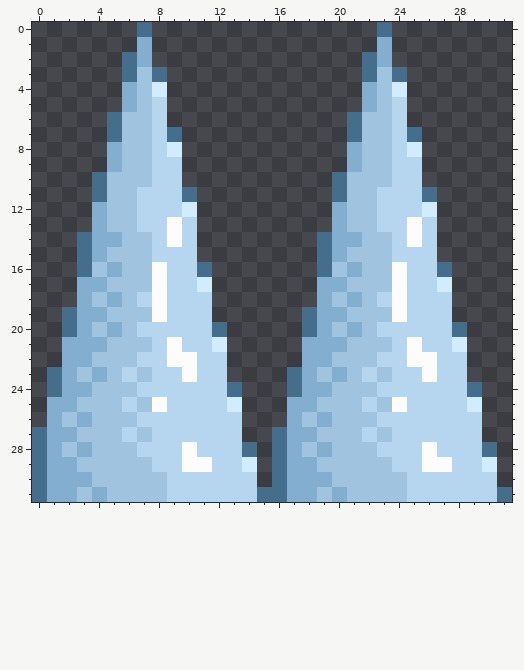
A pixel-art file gets an edit: pengu-actually-saves-christmas-resources/sprites/obstacles/spr_spikes_ice.aseprite. Above: the version before the commit.
32x32 pixels, 1 frame. Colours within 5 levels of each other are drawn and written as one.
After:
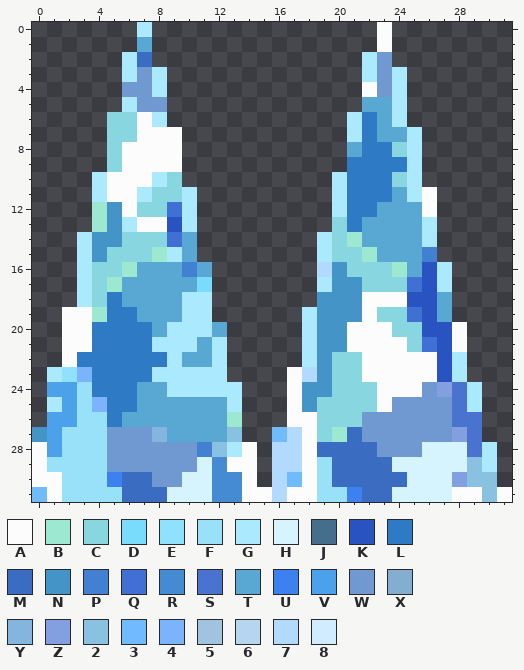
Palette (. is transparent): A #fcfcfc  B #9ce8d0  C #88d6e0  D #79dcfd  E #8fe2fd  F #98e1f9  G #aae9fe  H #d6f4fe  J #456e8d  K #2953c0  L #2f7ac4  M #3a6dc2  N #4594c7  P #4281d2  Q #4170d4  R #458bd4  S #4a73cf  T #58a8d3  U #3d80ef  V #4ba2eb  W #6f99d0  X #84aed0  Y #83b5de  Z #829fe0  2 #89c2e0  3 #6fbbfd  4 #7cb3fd  5 #a0c3df  6 #b6d6ef  7 #b2dafe  8 #d1ebff
Changes in this commit:
layer "ice spikes" added
layer "Layer 2" added
layer "Layer 1" now hidden
@@ x 0..31 @@
- 0 .......J...............J........
- 1 .......X...............X........
- 2 ......JX..............JX........
- 3 ......J5J.............J5J.......
- 4 ......X58.............X58.......
- 5 ......X56.............X56.......
- 6 .....J556............J556.......
- 7 .....J556J...........J556J......
- 8 .....X5568...........X5568......
- 9 .....X5566...........X5566......
-10 ....J55566..........J55566......
-11 ....J55666J.........J55666J.....
-12 ....X556668.........X556668.....
-13 ....X5566A6.........X5566A6.....
-14 ...JXX556A6........JXX556A6.....
-15 ...JX555666........JX555666.....
-16 ...J5X55A66J.......J5X55A66J....
-17 ...XX555A668.......XX555A668....
-18 ...X5X56A666.......X5X56A666....
-19 ..JXX555A666......JXX555A666....
-20 ..JX5X566666J.....JX5X566666J...
-21 ..XXX5556A668.....XXX5556A668...
-22 ..XX55566AA66.....XX55566AA66...
-23 .JX5X56566A66....JX5X56566A66...
-24 .JXX555666666J...JXX555666666J..
-25 .XX55565A66668...XX55565A66668..
-26 .X5X5556666666...X5X5556666666..
-27 JXX55565666666..JXX55565666666..
-28 JX5X555666A666J.JX5X555666A666J.
-29 JXX5555566AA668.JXX5555566AA668.
-30 JXXX55555666666.JXXX55555666666.
-31 JXX5X5555666666JJXX5X5555666666J
+ 0 .......G...............A........
+ 1 .......T...............A........
+ 2 ......GM..............GW........
+ 3 ......GWG.............GWG.......
+ 4 ......WWG.............AWG.......
+ 5 ......GWW.............TTG.......
+ 6 .....CCAG............GLTG.......
+ 7 .....CCAAA...........GLTTG......
+ 8 .....CAAAA...........TLLCG......
+ 9 .....CAAAA...........LLLLG......
+10 ....GAAAGC..........GLLLCG......
+11 ....GAAGCCG.........GLLLTGA.....
+12 ....BNACCQG.........GLLTTTA.....
+13 ....BNGAAKG.........CLTTTTG.....
+14 ...GNNCCCQT........GCBTTTTG.....
+15 ...GNCCCBGT........GCCBTTTP.....
+16 ...GCCBTTTPT.......7NCCCBTKG....
+17 ...GCBTTTTTD.......GNNCCCQKG....
+18 ...GCLTTTTGG.......NNNAAAKKT....
+19 ..AABLLTTTGG......GNNNACCQKT....
+20 ..AALLLLTGGGT.....GNNAAACCKKA...
+21 ..AALLLLGGGTG.....GNNAAAACQKA...
+22 ..ALLLLLLGTTG.....GNCCAAAAAKG...
+23 .GE4LLLLGGGGG....A7NCCAAAAAKG...
+24 .VVFLLLTTGGGGG...ANNCCCAAAWZSG..
+25 .GVF4LLTTTTTTG...ANCCCCAWWWWSG..
+26 .VVFFLTTTTTTTB...AACCCWWWWWWSS..
+27 NVFFFWWWYTTTT2..37ACBMWWWWWWZS..
+28 AVFFFWWWWWWP2GA.77AMMMMWWWHHHSG.
+29 AFFFFWWWWWWHRAA.77AFMMMMHHHHH2G.
+30 AAFFFUMMWWHHRRA.73AFMMMMMHHHZ22.
+31 3AFFFFMMMHHHRRAA7AAFFUMMHHHHAA2A
